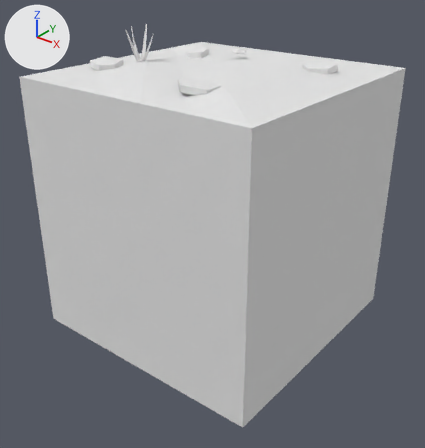
The FBX model Assets/Tiles/Blend/Blend Grass Rock 4.fbx, before and after one commit.
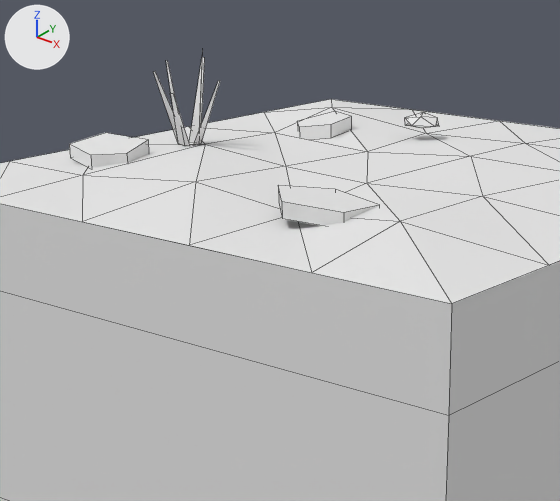
The first picture shows the older version from a camera (50 mm lens) standing at (2.68, -3.42, 1.93) and looking at (0.05, -0.14, -0.11). The close-ups show the older and then the newer version on the part from 14% to 70% of the width and 0% to 47% of the height of that picture. Only the edits that show in the close-ups are written down. Lighting does not change. The marker at upper left points along +X, +Y and +Z. The close-ups show mesh edges as thin lines. Where no turn or scale is listed for an object, it has been applied to the vertices. Vertices at exactly the same position are counted once.

Names of what the first close-up shows: 'Blend Grass Rock 4'.
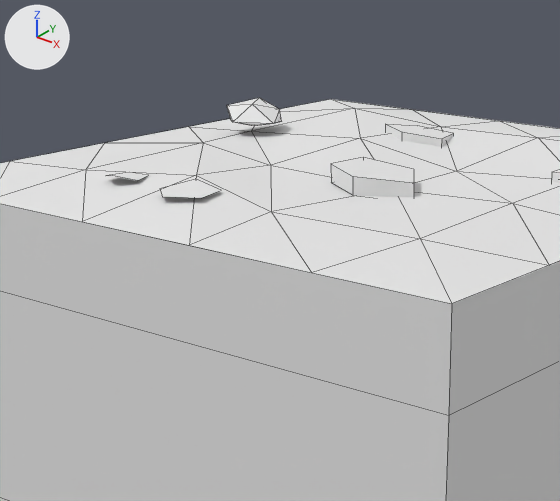
What the commit changed:
me_blend_grass_rock_4 is used by ob_blend_grass_rock_4; location (0.0, 0.0, 0.0).
me_blend_grass_rock_4 had 124 vertices, 113 faces and spanned x -1.0..1.0, y -1.0..1.0, z -1.0..1.38.
me_blend_grass_rock_4 now has 100 vertices, 103 faces and spans x -1.0..1.0, y -1.0..1.0, z -1.0..1.18.
me_blend_grass_rock_4 part 1: the loose piece of 12 vertices spanning x -0.23..-0.1, y 0.42..0.54, z 1.1..1.14 is scaled about its middle by (1.65, 1.83, 1.78), then moved by (-0.45, -0.33, 0.02).
me_blend_grass_rock_4 part 2: 6 loose pieces with 42 vertices, spanning x -0.81..0.7, y -0.73..0.51, z 1.05..1.38, are deleted.
Part 3, on me_blend_grass_rock_4:
15 vertices are removed from x -0.73..-0.4, y -0.27..0.47, z 1.05..1.3.
9 faces are deleted.
23 vertices move from x -0.64..0.62, y -0.64..0.63, z 1.05..1.3 to x -0.65..0.64, y -0.7..0.62, z 1.05..1.12.
26 vertices are added at x -0.37..0.82, y -0.8..0.48, z 1.03..1.13.
7 new vertices lie (0.0, 0.0, 0.06) away from vertices in x -0.4..0.82, y -0.23..0.34, z 1.03..1.11.
20 new faces join them.

Boxes (x1, y1, x2, y2) around the edits, measured in the close-ups (560 x 501 px; the box of a moved part takes in the faces that stretch with it):
'Blend Grass Rock 4', reshaped: before (0, 50, 560, 501); after (0, 98, 560, 501)
part 1 of me_blend_grass_rock_4, moved or reshaped: before (405, 112, 439, 128); after (227, 98, 282, 126)
part 2 of me_blend_grass_rock_4, deleted: before (69, 50, 379, 226)
part 3 of me_blend_grass_rock_4, reshaped: before (82, 71, 560, 303); after (82, 99, 560, 303)
